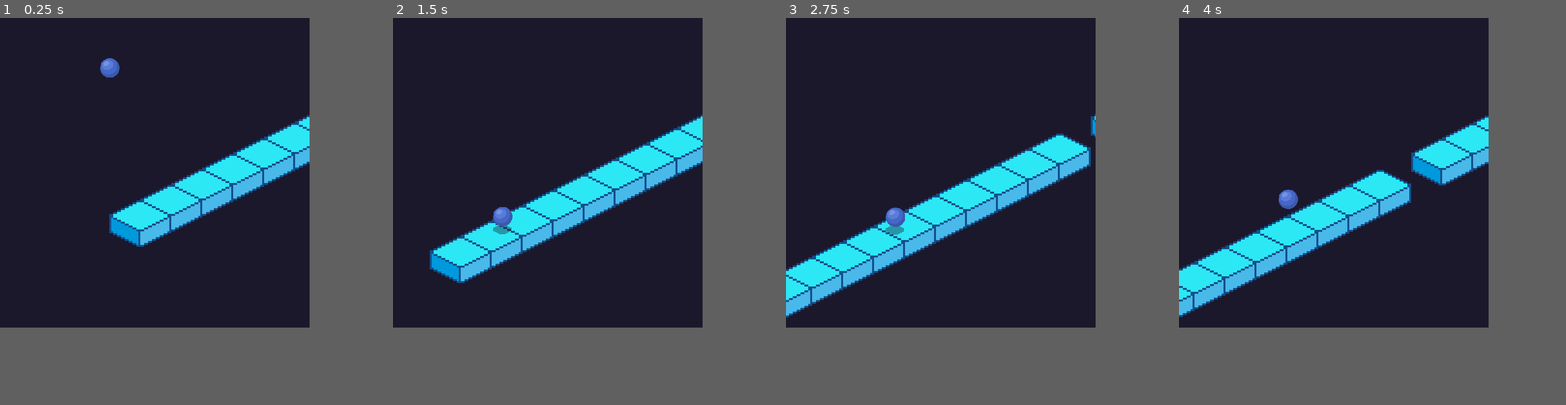
Above: before the commit, frames 1-4 (left to right).
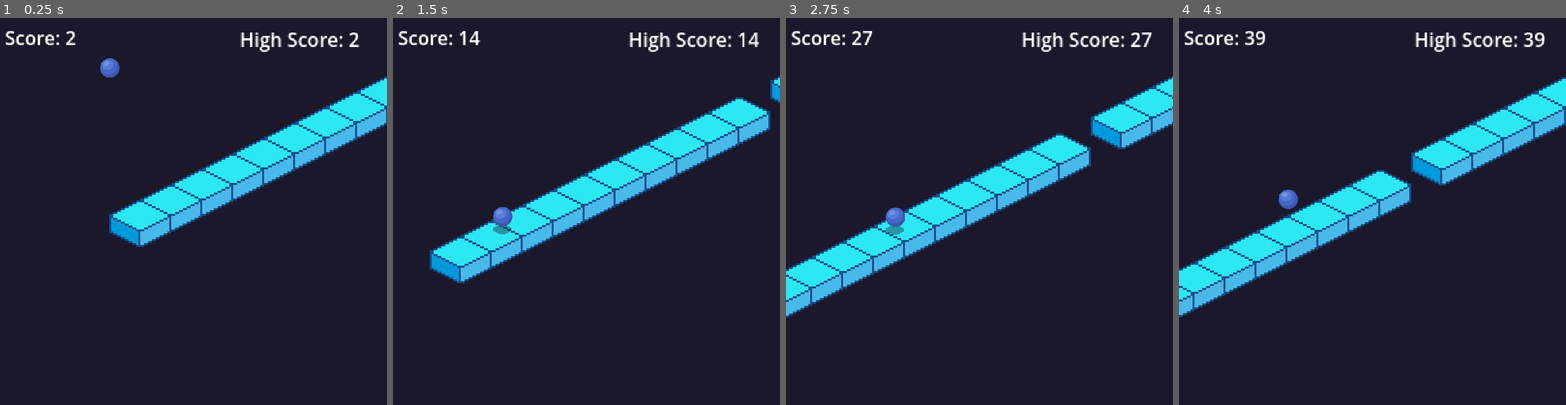
Above: after the commit, the same moments.

Repository: ofknee/tap-tap-tap
Game: Godot game, scene res://scenes/important/game.tscn
Two runs of this game, one before a commit and one after it. Both use one fixed random seed, a clock stepped at 60 frames per second and the inputs below.
Inputs:
- Up to frame 1 (0.25 s): no input
- Up to frame 2 (1.5 s): tap Enter (ui_accept) at 0.5, 0.77 s; hold Right (ui_right) from 0.53 s (still down)
- Up to frame 3 (2.75 s): tap Enter (ui_accept) at 1.52 s; release Right (ui_right) at 2.03 s; hold Left (ui_left) from 2.03 s (still down)
- Up to frame 4 (4 s): release Left (ui_left) at 2.78 s; hold Right (ui_right) from 2.78 s (still down); tap Enter (ui_accept) at 3.02, 3.77 s
In our replay, the window is 640x640 before the commit and 800x800 after it. These sizes can differ from the game's own. Grey fills any space a smaller window leaves; there, only what the larger window draws over its background counts as a difference.

The runs differ from the first frame. In frame 1, 3.3% of the frame differs, in the area x 1-100%, y 3-38%; in frame 2, 3.0%; in frame 3, 3.2%; in frame 4, 3.5%.

Commit message:
score and high score implementation

Diff:
--- a/project.godot
+++ b/project.godot
@@ -21,8 +21,8 @@
 
 [display]
 
-window/size/viewport_width=640
-window/size/viewport_height=640
+window/size/viewport_width=800
+window/size/viewport_height=800
 window/size/mode=1
 window/stretch/mode="viewport"
 window/stretch/aspect="expand"
--- a/scenes/important/game.tscn
+++ b/scenes/important/game.tscn
@@ -22,6 +22,35 @@
 [node name="Timer" type="Timer" parent="." unique_id=772469732]
 wait_time = 0.1
 autostart = true
+
+[node name="HBoxContainer" type="HBoxContainer" parent="Timer" unique_id=665041965]
+offset_top = -44.000004
+offset_right = 327.45892
+offset_bottom = 25.999996
+scale = Vector2(2.440001, 2.440001)
+
+[node name="score" type="Label" parent="Timer/HBoxContainer" unique_id=711261665]
+texture_filter = 1
+layout_mode = 2
+size_flags_horizontal = 0
+text = " Score: 0"
+justification_flags = 227
+
+[node name="HBoxContainer2" type="HBoxContainer" parent="Timer" unique_id=762870993]
+anchors_preset = 1
+anchor_left = 1.0
+anchor_right = 1.0
+offset_left = -314.99994
+offset_top = -42.000004
+offset_right = -209.99994
+offset_bottom = 27.999996
+grow_horizontal = 0
+scale = Vector2(2.4800003, 2.4800003)
+
+[node name="highScore" type="Label" parent="Timer/HBoxContainer2" unique_id=1883384086]
+layout_mode = 2
+size_flags_horizontal = 8
+text = " High Score: 0"
 
 [node name="player" type="CharacterBody2D" parent="." unique_id=1696932186]
 position = Vector2(227, 72)
--- a/scenes/important/global.gd
+++ b/scenes/important/global.gd
@@ -3,7 +3,4 @@
 var generation : Array = [0,0,0,0,0]
 var wait : float = 1.0
 var score = 0
-
-func add_point():
-	score += 1
-	print(score)
+var high_score = 0
--- a/scenes/iso/player.gd
+++ b/scenes/iso/player.gd
@@ -5,9 +5,13 @@
 const JUMP_VELOCITY = -280.0
 @onready var ray = $RayCast2D
 @onready var shadow = $Shadow
-
+@onready var score_label = $"../Timer/HBoxContainer/score"
+@onready var hs_label = $"../Timer/HBoxContainer2/highScore"
 
 func _physics_process(delta: float) -> void:
+
+	hs_label.text = " High Score: " + str(Global.high_score)
+
 	if ray.is_colliding():
 		shadow.show()
 
@@ -33,3 +37,13 @@
 	#	velocity.x = move_toward(velocity.x, 0, SPEED)
 
 	move_and_slide()
+
+func add_point():
+	Global.score += 1
+	if Global.score > Global.high_score:
+			Global.high_score = Global.score
+			hs_label.text = " High Score: " + str(Global.high_score)
+	score_label.text = " Score: " + str(Global.score)
+
+func _on_timer_timeout() -> void:
+	add_point()
--- a/scenes/killzone.gd
+++ b/scenes/killzone.gd
@@ -4,4 +4,5 @@
 
 func _on_body_entered(body: Node2D) -> void:
 	if body.name == "player":
+		Global.score = 0
 		get_tree().reload_current_scene()
